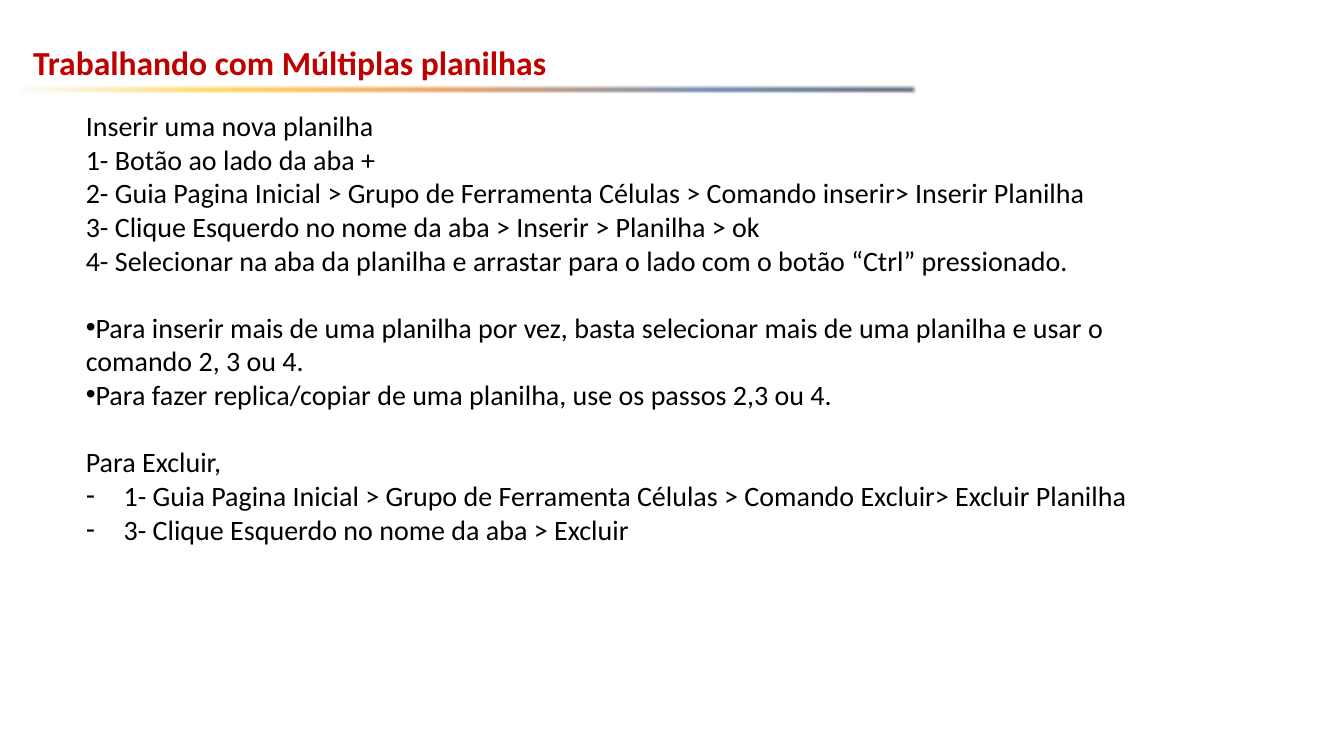
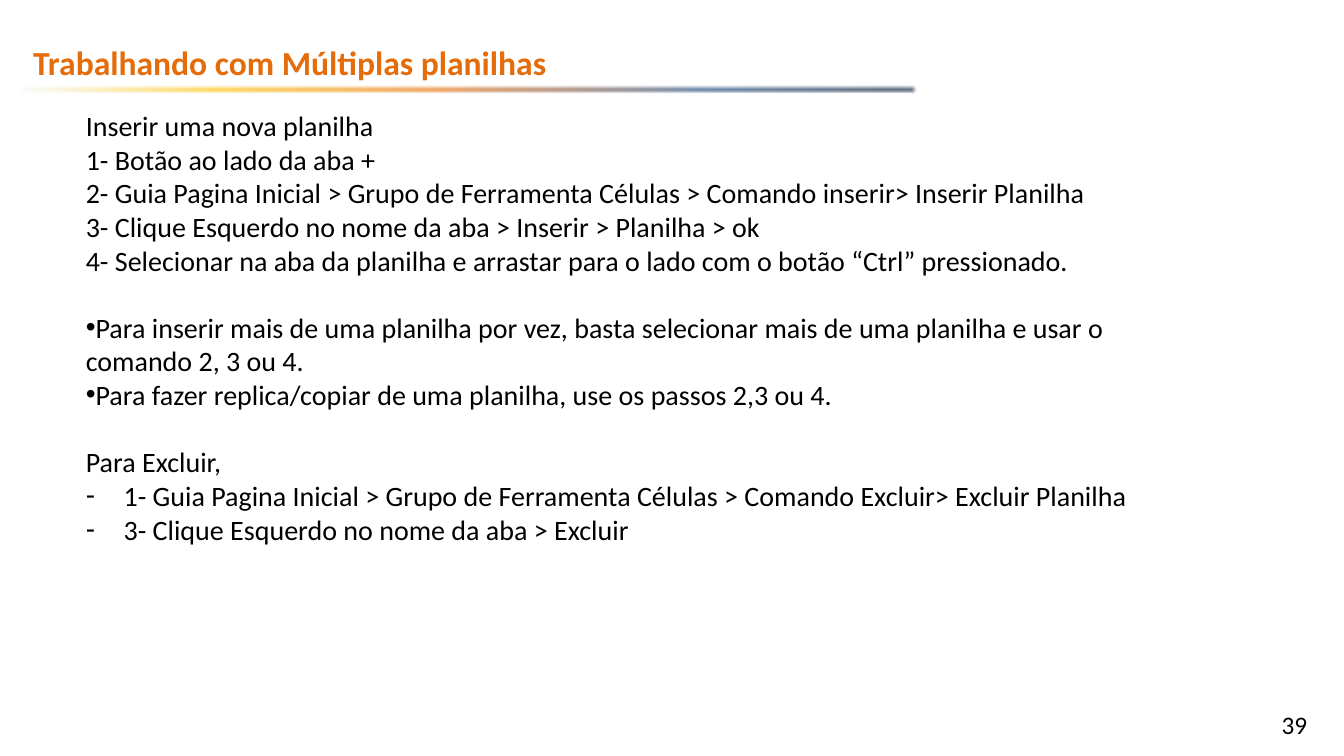
Before and after one commit to emerson-fenrir/Excel_Basico, a slide deck: slide 39 of Aula3.pptx (slide 36 before the commit). Drawn at 1344x756 pixels with LibreOffice and Linux fonts; fonts in the diff are those of the drawing; background and template pictures are left out. Boxes give left, top, right and bottom in pixels: in the first picture for what was removed or moved away, otherwise in the second. Text is boxed around its words. In the diff, an @@ line names an element or a change of style, - is before the commit and + after.

```diff
--- a/Aula3.pptx
+++ b/Aula3.pptx
@@ text "Trabalhando com Múltiplas planilhas" at (33,51,546,81): text colour #C00000 to #E46C0A @@
@@ page number added at (1282,717,1308,734), 18 pt, text #000000 @@
+39
```
Also in this commit, not shown: 43 other slides changed, 3 slides added, 1 other file.
